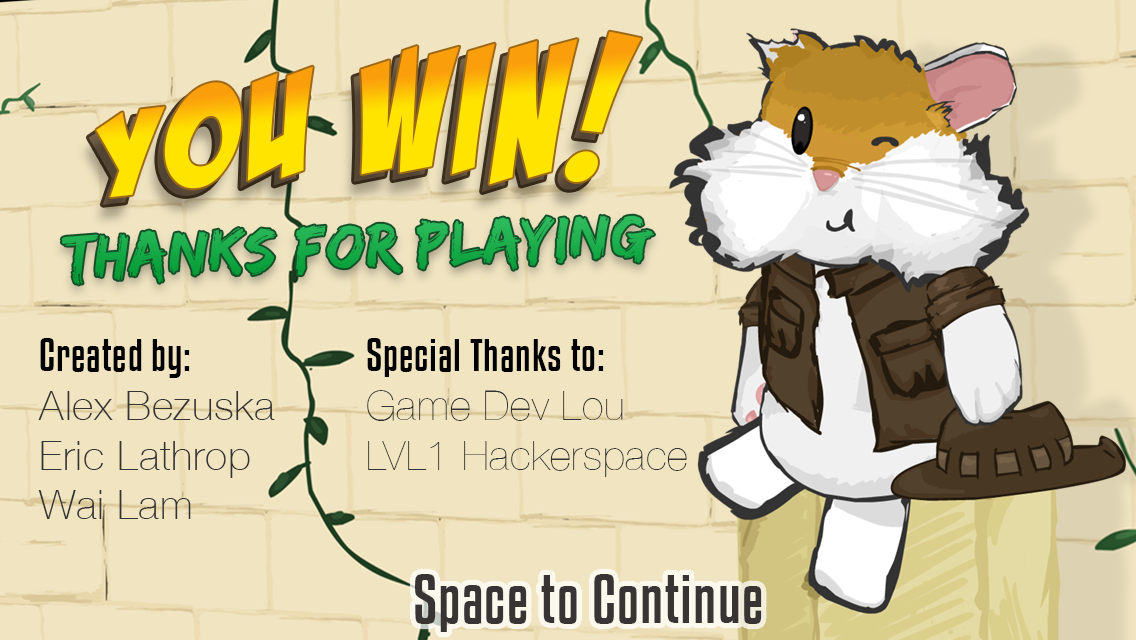
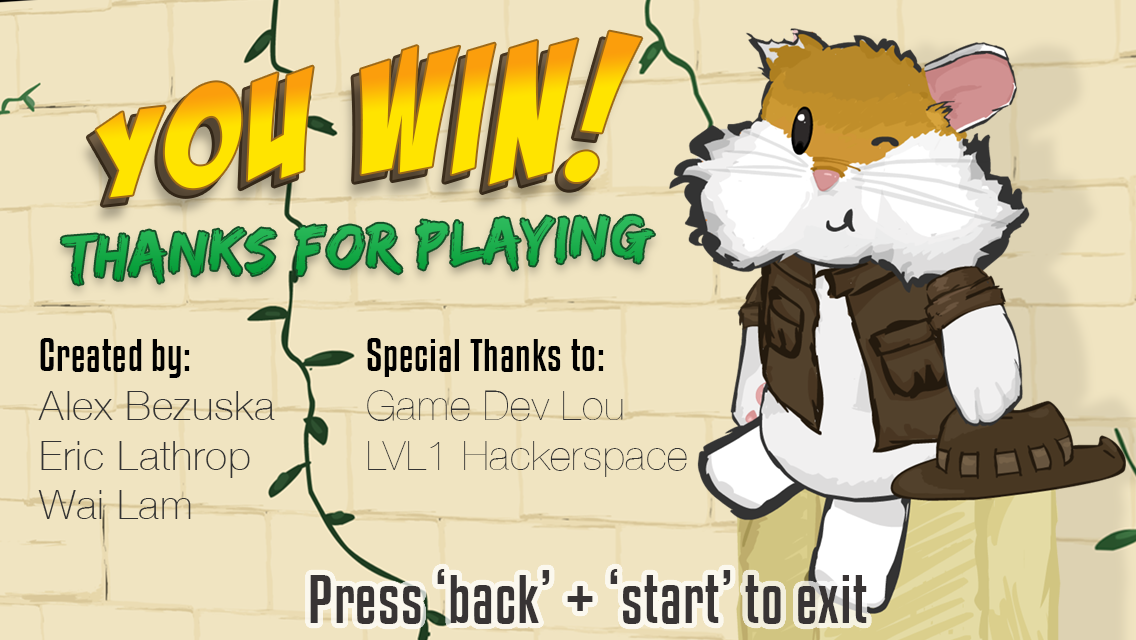
Revision of a layered 1136px x 640px image; what changed, layer by layer:
renamed "Space to Continue" to "Press ‘back’ + ‘start’ to exit", painted on it over [310, 569, 867, 632]
